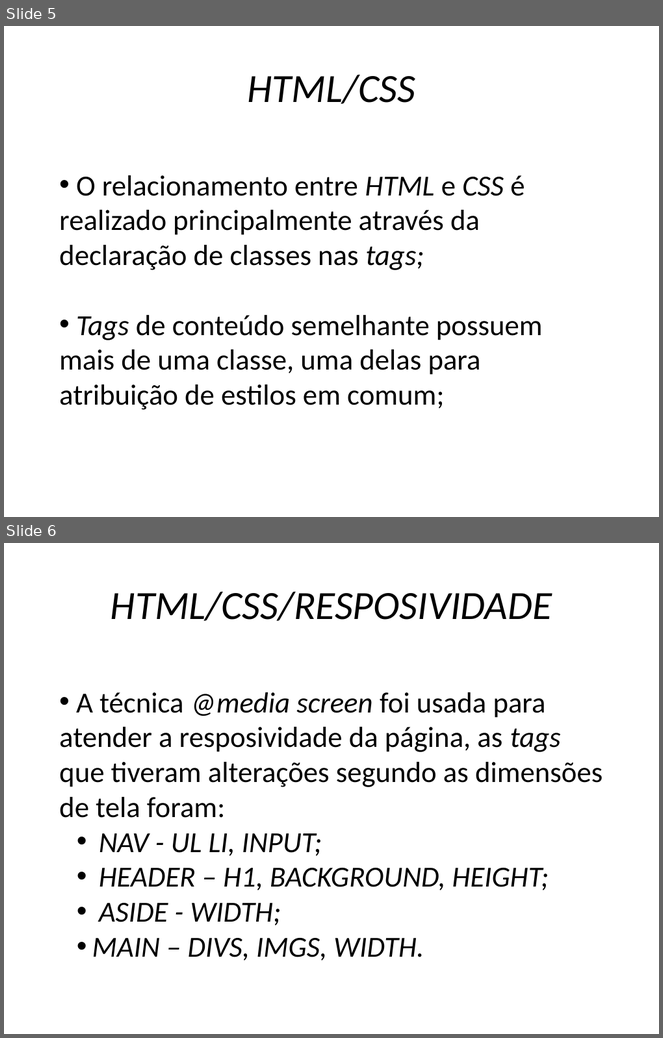
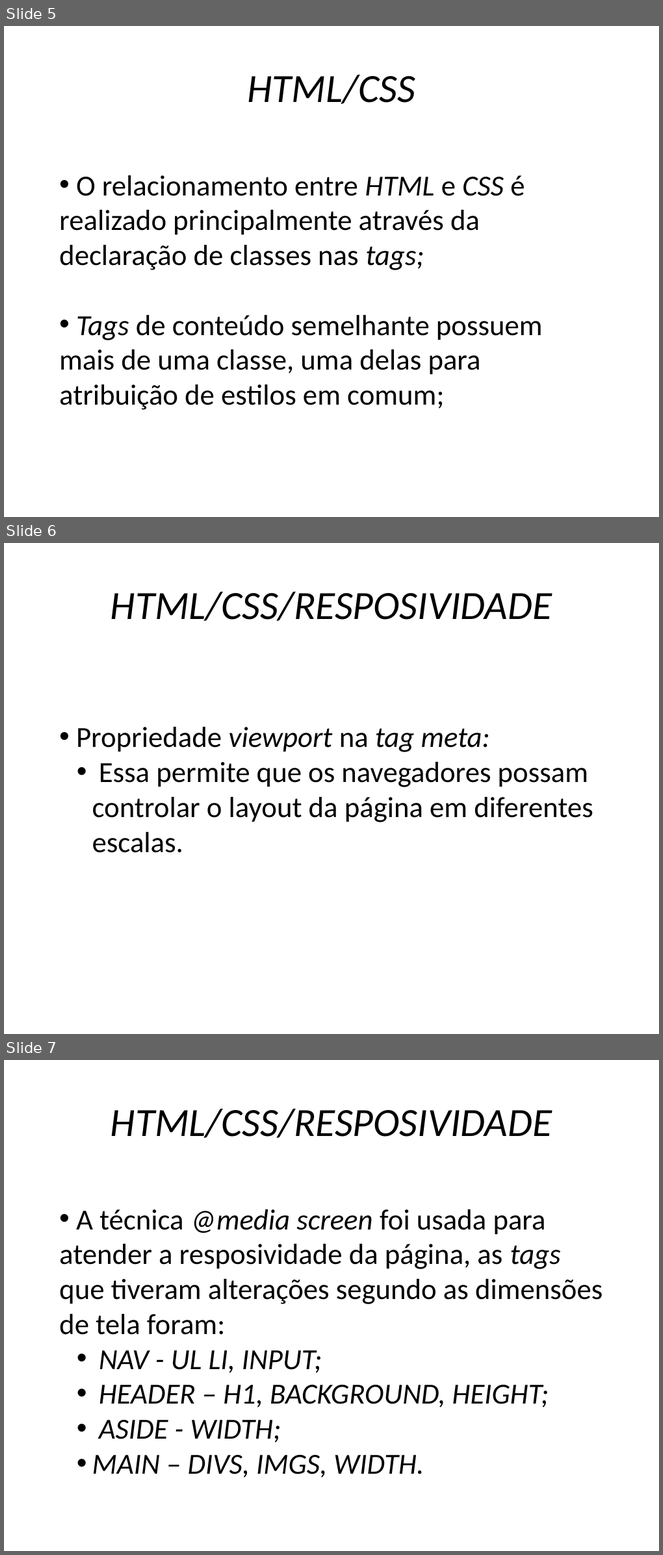
Before and after one commit to osmarsalesjr/Crawler, a slide deck: Avaliacao2PI/Apresentação - Projeto PPI.pptx. Shown one above the other, each under a label of ours: slides 5 and 6 before the commit, slides 5, 6 and 7 after it. The pictures are 663x1038 and 663x1555 pixels, drawn with LibreOffice and Linux fonts; fonts in the diff are those of the drawing. Boxes give left, top, right and bottom in pixels: in the first picture for what was removed or moved away, otherwise in the second. Text is boxed around its words. In the diff, an @@ line names an element or a change of style, - is before the commit and + after.

```diff
--- a/Avaliacao2PI/Apresentação - Projeto PPI.pptx
+++ b/Avaliacao2PI/Apresentação - Projeto PPI.pptx
@@ slide 6 added at (4,543,659,1034), background #FFFFFF @@
@@ title added at (111,592,552,621), 44 pt, text #000000, italic @@
+HTML/CSS/RESPOSIVIDADE
@@ text added at (76,727,593,853), 32 pt, text #000000 @@
+• Propriedade viewport na tag meta:
+  • Essa permite que os navegadores possam controlar o layout da página em diferentes escalas.
@@ what was slide 6 is now slide 7 @@
```
Also in this commit, not shown: 1 slide removed, 1 other file.
